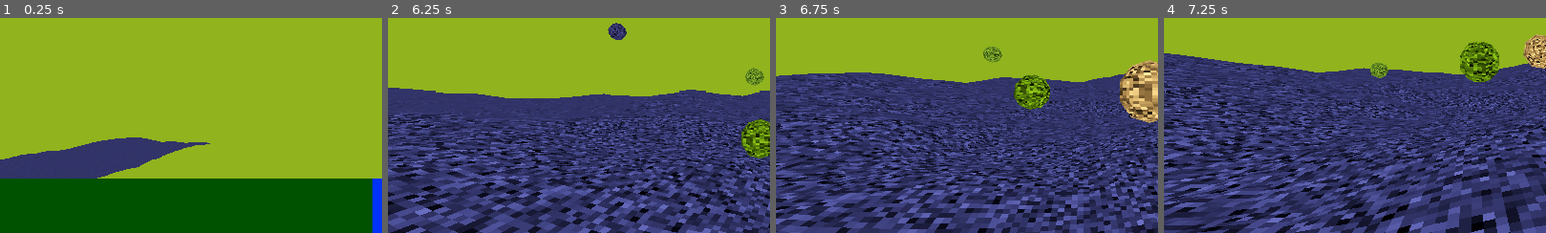
Above: before the commit, frames 1-4 (left to right).
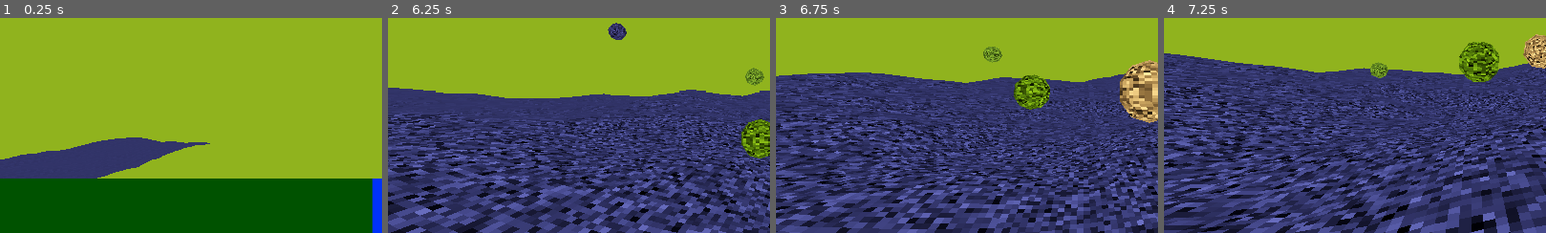
Above: after the commit, the same moments.

Repository: omthegg/NoiseShooter
Game: Godot game, scene res://source/scene_manager/scene_manager.tscn
Two runs of this game, one before a commit and one after it. Both use one fixed random seed, a clock stepped at 60 frames per second and the inputs below. The engine's default icon, where the game draws it, is replaced by a stand-in: a white triangle on a blue panel in a dark square.
Inputs (mouse positions are % of the whole screen's width and height, from its top left):
- Up to frame 1 (0.25 s): no input
- Up to frame 2 (6.25 s): move the mouse to (55, 50) at 0.52 s; hold W (move_forward) 0.53-5.78 s; click (55, 50) at 0.6 s; tap Space (jump) at 0.77, 1.52, 3.02, 3.77, 4.52, 6.02 s; move the mouse to (45, 50) at 1.27 s; click (45, 50) at 1.35 s; move the mouse to (52, 48) at 2.02 s; click (52, 48) at 2.1 s; move the mouse to (49, 52) at 2.77 s; click (49, 52) at 2.85 s; move the mouse to (57, 51) at 3.52 s; click (57, 51) at 3.6 s; move the mouse to (42, 49) at 4.27 s; click (42, 49) at 4.35 s; move the mouse to (51, 50) at 5.02 s; click (51, 50) at 5.1 s; move the mouse to (46, 48) at 5.77 s; hold D (move_right) from 5.78 s (still down); click (46, 48) at 5.85 s
- Up to frame 3 (6.75 s): move the mouse to (55, 50) at 6.52 s; release D (move_right) at 6.53 s; hold W (move_forward) from 6.53 s (still down); click (55, 50) at 6.6 s
- Up to frame 4 (7.25 s): keep holding W (move_forward); tap Space (jump) at 6.77 s
The pictures show only the part of the screen within x 1-51%, y 33-83%; the shares and areas given below are measured in that part.

Frames 1-2 are identical in both runs. In frame 3, less than 0.1% of the frame differs, in the area x 62-72%, y 27-41%; in frame 4, 0.2%, in the area x 77-88%, y 11-30%.

Commit message:
Portal teleportation progress

Diff:
--- a/project.godot
+++ b/project.godot
@@ -28,6 +28,7 @@
 [global_group]
 
 ball=""
+player=""
 
 [input]
 
--- a/source/player/player.tscn
+++ b/source/player/player.tscn
@@ -13,7 +13,7 @@
 radial_segments = 8
 rings = 4
 
-[node name="Player" type="CharacterBody3D" unique_id=1796999096]
+[node name="Player" type="CharacterBody3D" unique_id=1796999096 groups=["player"]]
 floor_constant_speed = true
 
 [node name="CharacterController" parent="." unique_id=1786396887 node_paths=PackedStringArray("character") instance=ExtResource("1_jct2x")]
--- a/source/portal/portal.gd
+++ b/source/portal/portal.gd
@@ -12,6 +12,9 @@
 
 var snapped_to_floor:bool = false
 
+var touching_player:bool = false
+var previous_dot_sign:int
+
 func _physics_process(_delta: float) -> void:
 	#var player:CharacterBody3D = Global.player
 
@@ -22,12 +25,25 @@
 	# See Sebastian Lague's "Coding Adventure: Portals"
 	var main_cam:Camera3D = Global.player_camera
 	if other_portal and main_cam:
-		#var dif:Vector3 = global_position - main_cam.global_position
-		#other_portal.camera.position = to_local(main_cam.global_position)
-		#other_portal.camera.global_position += other_portal.global_position
-		other_portal.camera.transform = other_portal.global_transform * global_transform.affine_inverse() * main_cam.global_transform
-		#other_portal.camera.position.x = dif.x * cos(other_portal.rotation.x)
-		#other_portal.camera.position.z = dif.z * sin(other_portal.rotation.z)
-	#camera.global_position = global_position + Vector3(0.0, 1.7/2, 0.0)
-	#camera.global_rotation = get_tree().root.get_camera_3d().global_rotation
-	#camera.rotation_degrees.x -= 90.0
+		other_portal.camera.global_transform = other_portal.global_transform * global_transform.affine_inverse() * main_cam.global_transform
+
+	if touching_player:
+		var normal:Vector3 = surface.global_basis.z
+		var dot:float = normal.dot(Global.player.global_position)
+		if sign(dot) != previous_dot_sign:
+			Global.player.global_transform = other_portal.global_transform * global_transform.affine_inverse() * Global.player.global_transform
+
+		previous_dot_sign = sign(dot)
+
+
+func _on_area_3d_body_entered(body: Node3D) -> void:
+	if body.is_in_group("player"):
+		touching_player = true
+		var normal:Vector3 = surface.global_basis.z
+		var dot:float = normal.dot(Global.player.global_position)
+		previous_dot_sign = sign(dot)
+
+
+func _on_area_3d_body_exited(body: Node3D) -> void:
+	if body.is_in_group("player"):
+		touching_player = false
--- a/source/portal/portal.tscn
+++ b/source/portal/portal.tscn
@@ -34,6 +34,9 @@
 radial_segments = 8
 rings = 4
 
+[sub_resource type="BoxShape3D" id="BoxShape3D_n6j80"]
+size = Vector3(2, 4, 0.6)
+
 [node name="Portal" type="Node3D" unique_id=2040493500]
 script = ExtResource("1_tsup7")
 
@@ -62,5 +65,15 @@
 fov = 80.0
 
 [node name="MeshInstance3D" type="MeshInstance3D" parent="SubViewport/Camera3D" unique_id=316543306]
+visible = false
 material_override = SubResource("StandardMaterial3D_n6j80")
 mesh = SubResource("SphereMesh_tsup7")
+
+[node name="Area3D" type="Area3D" parent="." unique_id=157359432]
+
+[node name="CollisionShape3D" type="CollisionShape3D" parent="Area3D" unique_id=905509479]
+transform = Transform3D(1, 0, 0, 0, 1, 0, 0, 0, 1, 0, 2, 0)
+shape = SubResource("BoxShape3D_n6j80")
+
+[connection signal="body_entered" from="Area3D" to="." method="_on_area_3d_body_entered"]
+[connection signal="body_exited" from="Area3D" to="." method="_on_area_3d_body_exited"]
